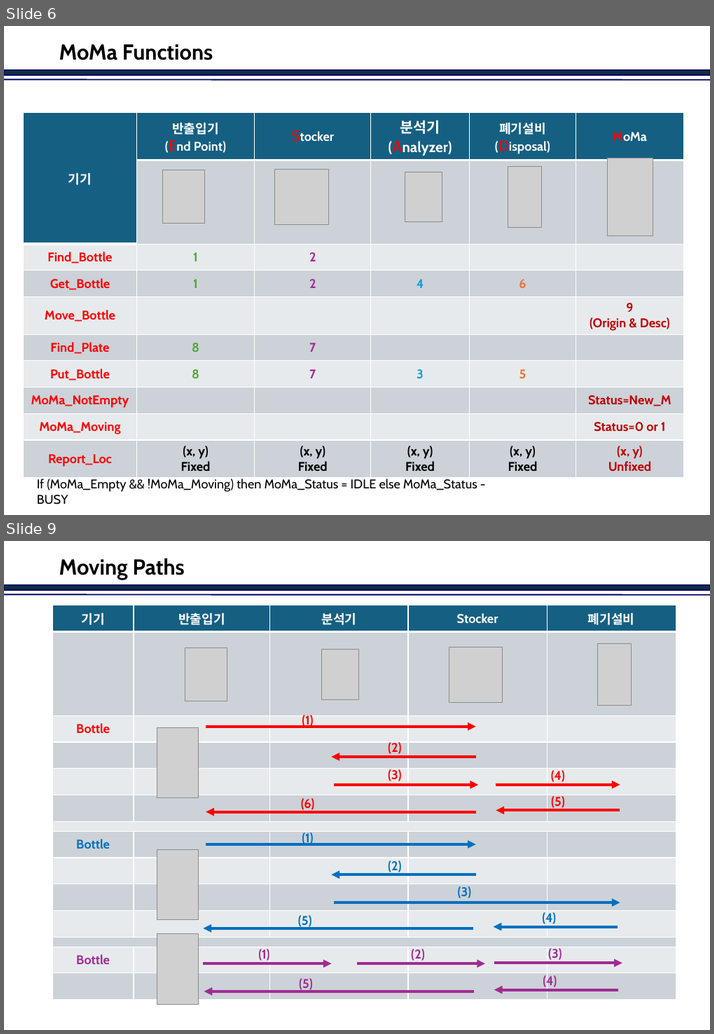
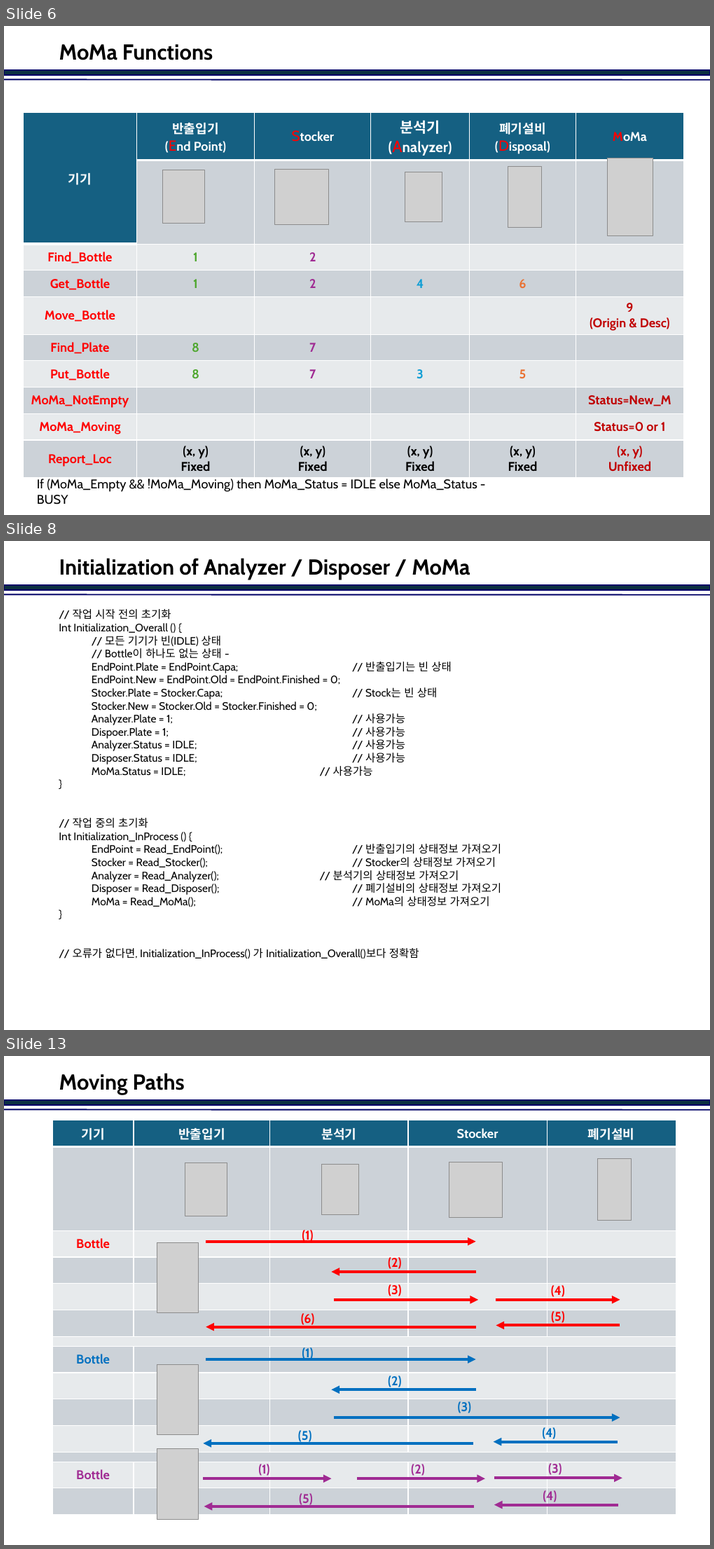
Before and after one commit to jinkabpark/SamickThk_Analysis, a slide deck: 허종원/DDS&Nodes.pptx. Shown one above the other, each under a label of ours: slides 6 and 9 before the commit, slides 6, 8 and 13 after it; the slides between them are not shown. The pictures are 714x1034 and 714x1549 pixels, drawn with LibreOffice and Linux fonts; fonts in the diff are those of the drawing; grey boxes stand for pictures; background and template pictures are left out. Boxes give left, top, right and bottom in pixels: in the first picture for what was removed or moved away, otherwise in the second. Text is boxed around its words. In the diff, an @@ line names an element or a change of style, - is before the commit and + after.

```diff
--- a/허종원/DDS&Nodes.pptx
+++ b/허종원/DDS&Nodes.pptx
@@ slide 8 added at (4, 541, 710, 1030), background #FFFFFF; not listed: 2 template elements that a slide beside it also shows @@
@@ title added at (59, 558, 469, 580), 24 pt, text #000000, bold @@
+Initialization of Analyzer / Disposer / MoMa
@@ text added at (59, 609, 501, 958), 12 pt, text #000000 @@
+// 작업 시작 전의 초기화
+Int Initialization_Overall () {
+// 모든 기기가 빈(IDLE) 상태
+// Bottle이 하나도 없는 상태 -
+EndPoint.Plate = EndPoint.Capa; // 반출입기는 빈 상태
+EndPoint.New = EndPoint.Old = EndPoint.Finished = 0;
+Stocker.Plate = Stocker.Capa; // Stock는 빈 상태
+Stocker.New = Stocker.Old = Stocker.Finished = 0;
+Analyzer.Plate = 1; // 사용가능
+Dispoer.Plate = 1; // 사용가능
+Analyzer.Status = IDLE; // 사용가능
+Disposer.Status = IDLE; // 사용가능
+MoMa.Status = IDLE; // 사용가능
+}
+// 작업 중의 초기화
+Int Initialization_InProcess () {
+EndPoint = Read_EndPoint(); // 반출입기의 상태정보 가져오기
+Stocker = Read_Stocker(); // Stocker의 상태정보 가져오기
+Analyzer = Read_Analyzer(); // 분석기의 상태정보 가져오기
+Disposer = Read_Disposer(); // 폐기설비의 상태정보 가져오기
+MoMa = Read_MoMa(); // MoMa의 상태정보 가져오기
+}
+// 오류가 없다면, Initialization_InProcess() 가 Initialization_Overall()보다 정확함
@@ what was slide 9 is now slide 13 @@
```
Also in this commit, not shown: 2 slides changed, 4 other slides added, 1 slide removed.
